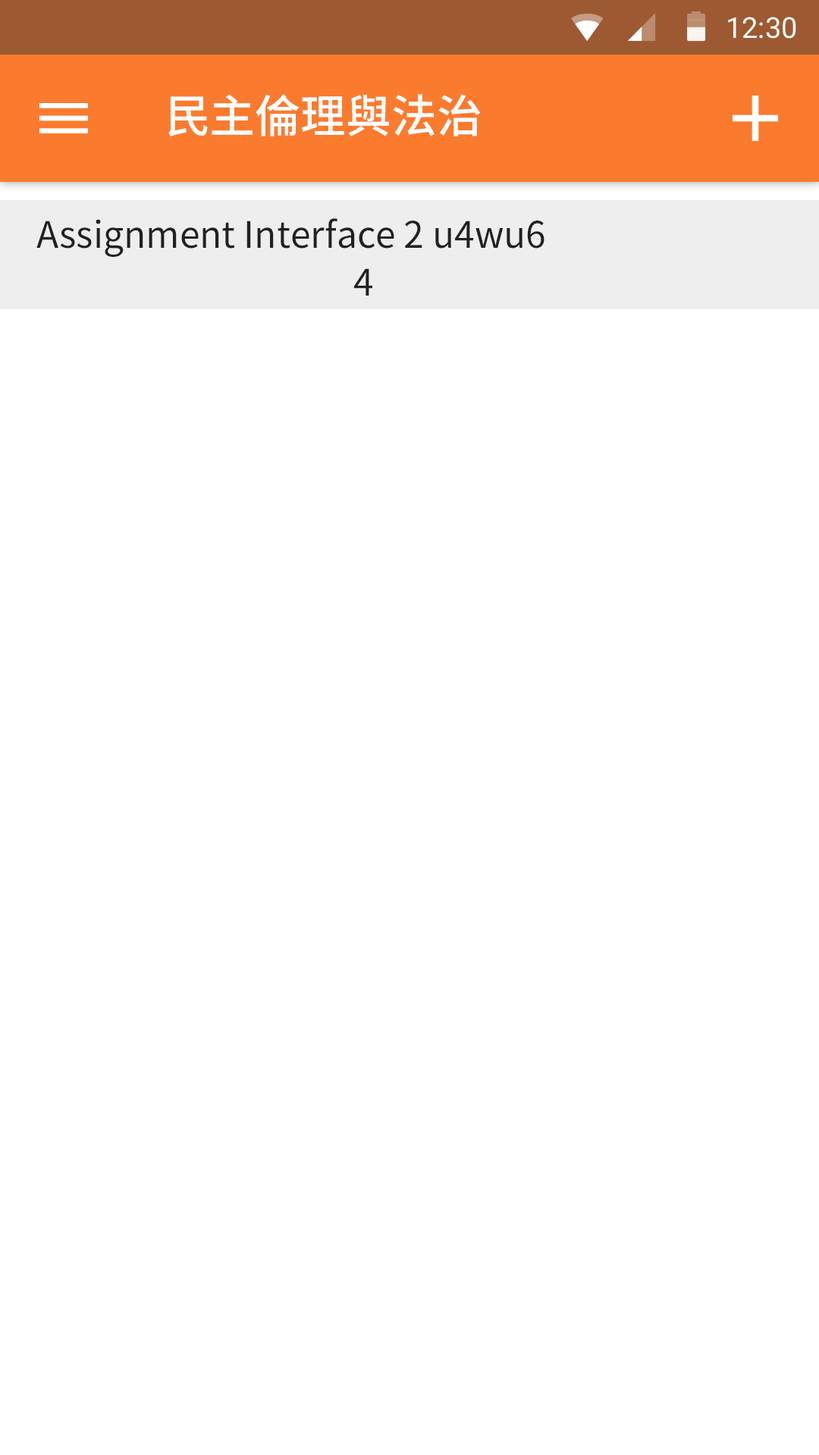
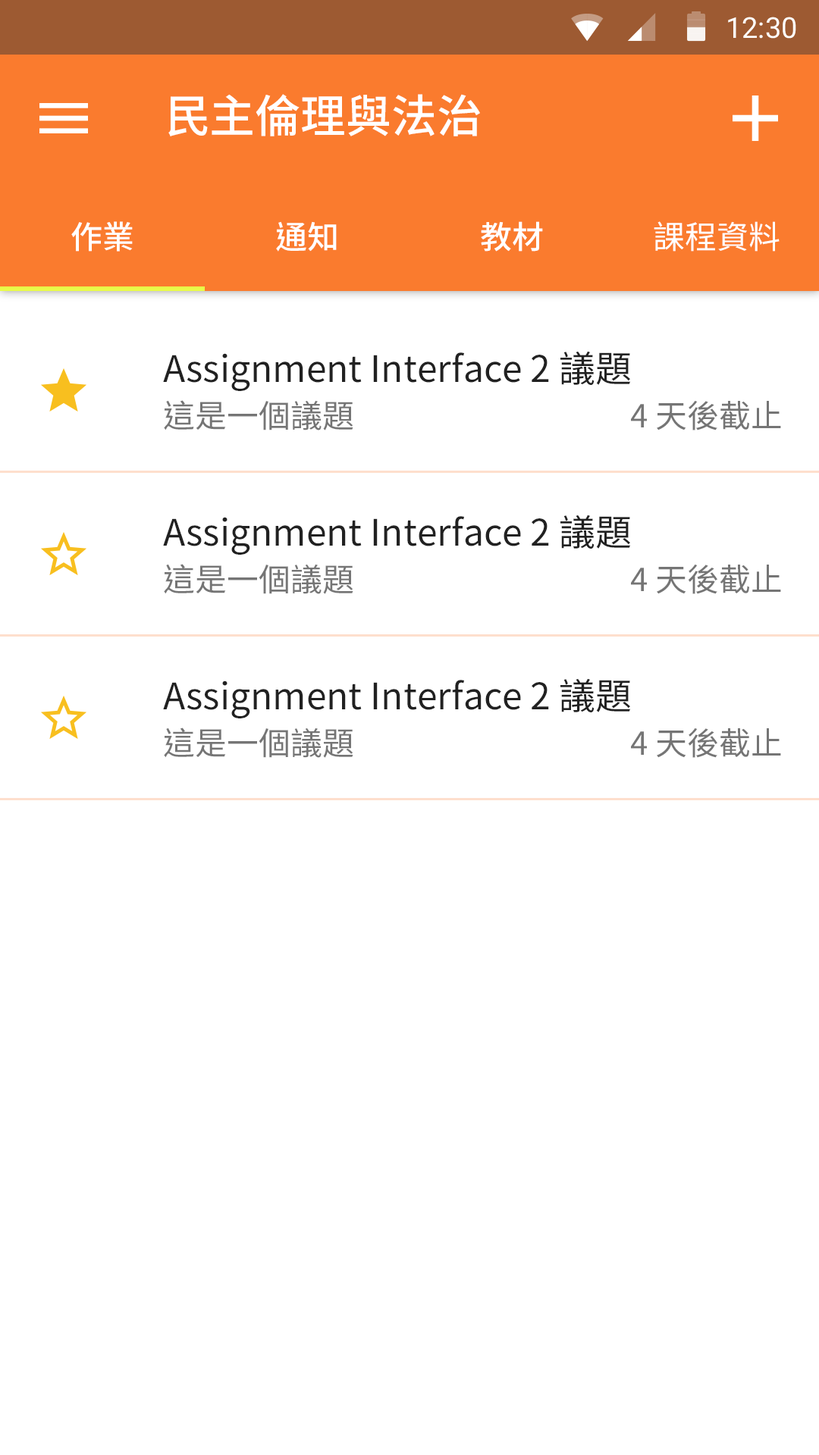
Comparing the layer stacks of the two 819 x 1455 images. Changes:
added group "TabBar" with 11 layers in group "AppBar" over [0, 181, 819, 292]
added group "Tabs" with 8 layers in group "TabBar" over [0, 181, 819, 292]
added layer "課程資料" in group "Tabs" over [653, 221, 780, 252]
added layer "Bar" (1st of 2, in "Course" › "AppBar" › "TabBar") in group "TabBar" over [0, 181, 819, 292]
added group "List" with 24 layers in group "Course" over [0, 350, 819, 801]
added group "item 拷貝 2" with 7 layers in group "List" over [0, 678, 819, 801]
added layer "Assignment Interface 2 議題" (1st of 3, in "Course" › "List" › "item 拷貝 2") in group "item 拷貝 2" over [162, 678, 631, 719]
added layer "這是一個議題" (1st of 3, in "Course" › "List" › "item 拷貝 2") in group "item 拷貝 2" over [163, 727, 354, 758]
added layer "4 天後截止" (1st of 3, in "Course" › "List" › "item 拷貝 2") in group "item 拷貝 2" over [630, 728, 781, 758]
added group "item 拷貝" with 7 layers in group "List" over [0, 514, 819, 637]
added layer "Assignment Interface 2 議題" (2nd of 3, in "Course" › "List" › "item 拷貝") in group "item 拷貝" over [162, 514, 631, 555]
added layer "這是一個議題" (2nd of 3, in "Course" › "List" › "item 拷貝") in group "item 拷貝" over [163, 563, 354, 595]
added layer "4 天後截止" (2nd of 3, in "Course" › "List" › "item 拷貝") in group "item 拷貝" over [630, 564, 781, 595]
added group "item" with 7 layers in group "List" over [0, 350, 819, 473]
renamed "Assignment Interface 2 u4wu6" to "Assignment Interface 2 議題", moved it into group "item", painted on it over [36, 218, 631, 392]
added layer "這是一個議題" (3rd of 3, in "Course" › "List" › "item") in group "item" over [163, 400, 354, 431]
renamed "4" to "4 天後截止", moved it into group "item", painted on it over [353, 268, 781, 431]
renamed "Block" to "Tile", hid it, moved it into group "item", painted on it over [0, 200, 819, 473]
added layer "矩形 1" in group "Course" over [0, 181, 819, 801]
…and 10 more changes (10 added)
